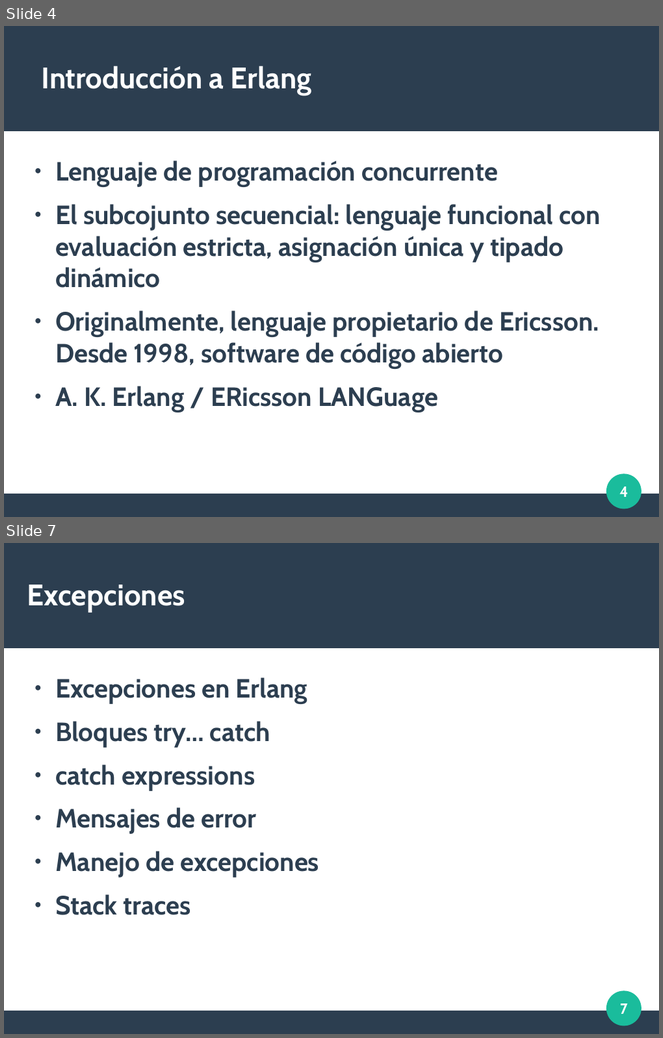
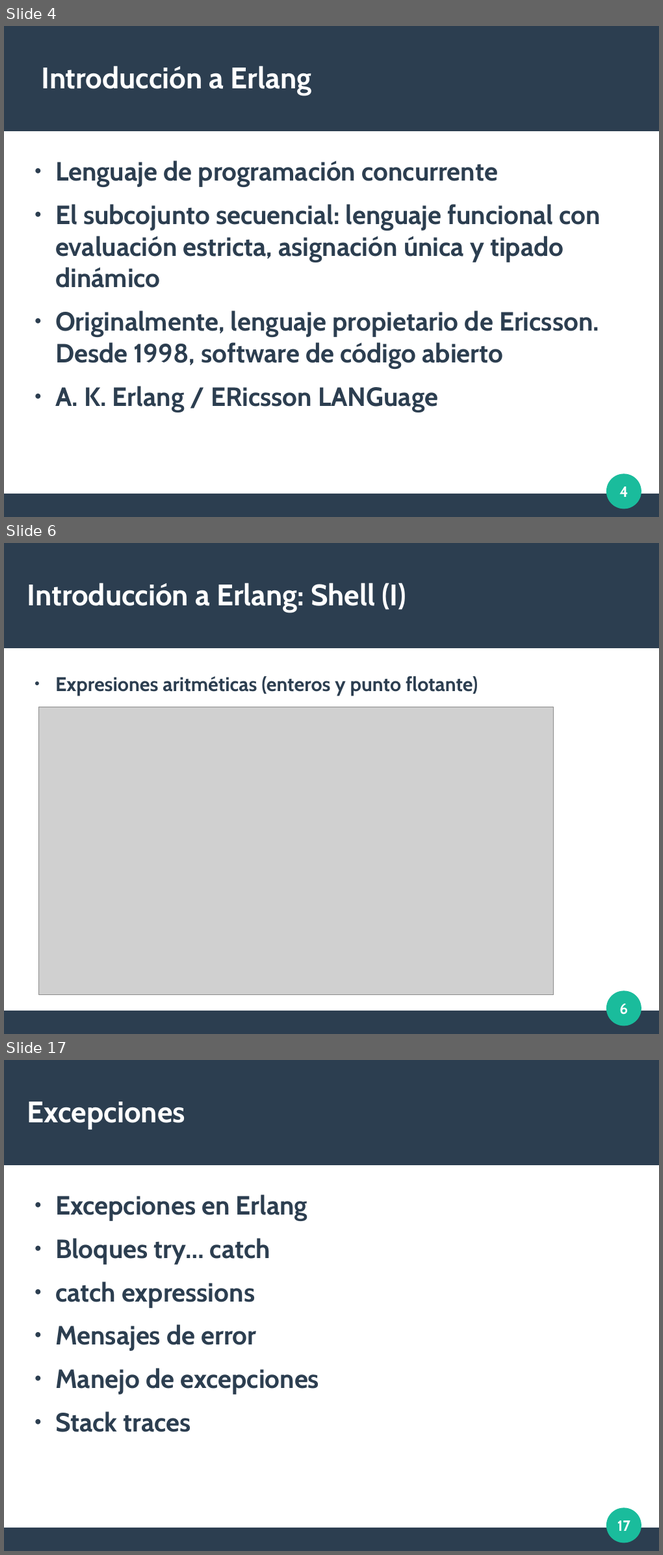
Before and after one commit to duqueGZ/erlang_101, a slide deck: doc/slides_erlang_101.odp. Shown one above the other, each under a label of ours: slides 4 and 7 before the commit, slides 4, 6 and 17 after it; the slides between them are not shown. The pictures are 663x1038 and 663x1555 pixels, drawn with LibreOffice and Linux fonts; fonts in the diff are those of the drawing; grey boxes stand for pictures. Boxes give left, top, right and bottom in pixels: in the first picture for what was removed or moved away, otherwise in the second. Text is boxed around its words. In the diff, an @@ line names an element or a change of style, - is before the commit and + after.

```diff
--- a/doc/slides_erlang_101.odp
+++ b/doc/slides_erlang_101.odp
@@ slide 6 added at (x1=4, y1=543, x2=659, y2=1034), background #FFFFFF; not listed: 3 template elements that a slide beside it also shows @@
@@ title added at (x1=27, y1=583, x2=406, y2=613), 36 pt, text #FFFFFF, bold @@
+Introducción a Erlang: Shell (I)
@@ text added at (x1=55, y1=676, x2=478, y2=696), 24 pt, text #2C3E50, bold @@
+● Expresiones aritméticas (enteros y punto flotante)
@@ picture added at (x1=39, y1=707, x2=554, y2=995) @@
@@ page number added at (x1=620, y1=1004, x2=628, y2=1015), 18 pt, text #FFFFFF, bold @@
+6
@@ what was slide 7 is now slide 17 @@
@@ page number at (x1=618, y1=1521, x2=631, y2=1531): text changed @@
-7
+17
```
Also in this commit, not shown: 3 slides changed, 10 other slides added, 6 other files.
